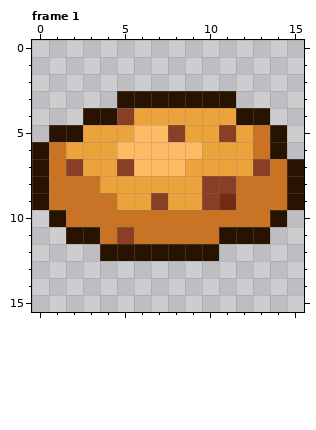
Pixel-art file -- 设计与资源/Items.aseprite. Above, as it was before the edit.
16x16 pixels, 19 frames. Colours within 5 levels of each other are drawn and written as one. Shown: frame 1. The commit also changed other frames, which this record leaves out.
The same view after the edit:
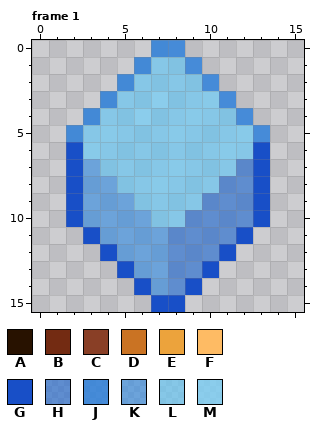
Palette (. is transparent): A #281200  B #732b12  C #893f26  D #ca7323  E #eca33c  F #febb64  G #184fc7  H #1f67cea1  J #3080d9dc  K #338ae0a1  L #5dc4f4a1  M #78cdf4c6
The edit:
layer "plant" now hidden
layer "water" now shown
Changed rows in their new state; - is an unchanged pixel.
Frame 1:
first column x 0:
 0 -------JJ-------
 1 ------JLLJ------
 2 -----JLLLLJ-----
 3 ----JLLMLLMJ----
 4 ---JLLMLLMLLJ.--
 5 -.JLMLLLMLLLMJ.-
 6 ..GMLLLLLLLMLG.-
 7 ..GKLLLLMLLLHG..
 8 ..GKKLLMLLLHHG..
 9 ..GKKKLLLLHHHG..
10 -.GKKKKLLHHHHG.-
11 --.GKKKKHHHHG.--
12 ----GKKKHHHG----
13 -----GKKHHG-----
14 ------GKHG------
15 -------GG-------
